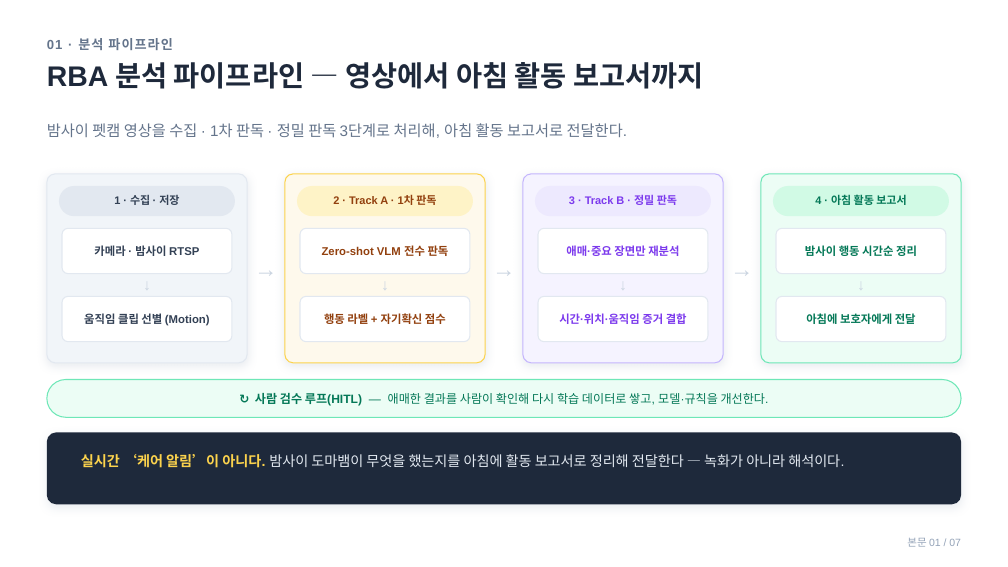
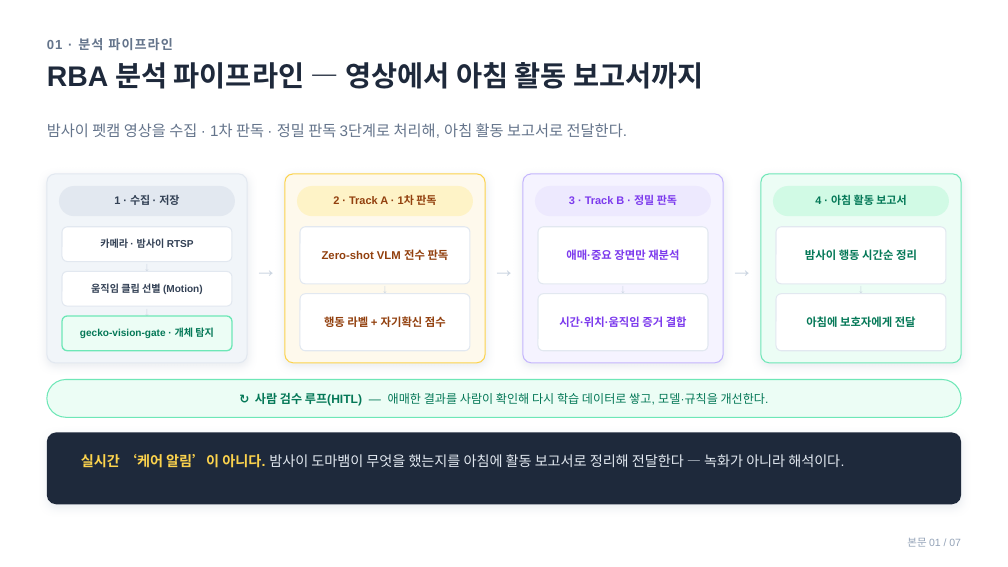
Before and after one commit to S-Soo100/petcam-lab, a slide deck: slide 2 of docs/ir/teraai-rba-investor.pptx. Drawn at 1008x567 pixels with LibreOffice and Linux fonts; fonts in the diff are those of the drawing. Boxes give left, top, right and bottom in pixels: in the first picture for what was removed or moved away, otherwise in the second. Text is boxed around its words. In the diff, an @@ line names an element or a change of style, - is before the commit and + after.

```diff
--- a/docs/ir/teraai-rba-investor.pptx
+++ b/docs/ir/teraai-rba-investor.pptx
@@ rounded rectangle: place and size @@
-rounded rectangle at [62,228,232,274]
+rounded rectangle at [62,227,232,262]
@@ text "카메라 · 밤사이 RTSP" at [100,238,194,248]: size 10.8 to 9.6 pt; line spacing 1 to 0.98 @@
@@ rounded rectangle: place and size @@
-rounded rectangle at [300,228,470,274]
+rounded rectangle at [300,227,470,284]
@@ rounded rectangle: place and size @@
-rounded rectangle at [538,228,709,274]
+rounded rectangle at [538,227,709,284]
@@ rounded rectangle: place and size @@
-rounded rectangle at [776,228,946,274]
+rounded rectangle at [776,227,946,284]
@@ line spacing 1 to 0.98 in 6 elements at [324,316,446,327], [559,316,687,327], [806,316,916,327], [322,249,449,260], [566,249,679,260], [805,249,917,260] @@
@@ size 15 to 12 pt in 4 elements at [370,282,400,296], [608,282,638,296], [846,282,876,296], [132,259,162,274] @@
@@ text "↓": place and size @@
-text "↓" at [132,272,162,296]
+text "↓" at [132,259,162,274]
@@ proportions changed in 8 elements at [300,293,470,351], [538,293,709,351], [776,293,946,351], [300,227,470,284], [538,227,709,284], [776,227,946,284], [62,227,232,262], [62,271,232,306] @@
@@ rounded rectangle: place and size @@
-rounded rectangle at [62,296,232,342]
+rounded rectangle at [62,271,232,306]
@@ text "움직임 클립 선별 (Motion)" at [91,283,203,294]: size 10.8 to 9.6 pt; line spacing 1 to 0.98 @@
@@ text "움직임 클립 선별 (Motion)": place and size @@
-text "움직임 클립 선별 (Motion)" at [84,311,210,326]
+text "움직임 클립 선별 (Motion)" at [91,283,203,294]
@@ rounded rectangle: place and size @@
-rounded rectangle at [300,296,470,342]
+rounded rectangle at [300,293,470,351]
@@ text "↓": place and size @@
-text "↓" at [370,272,400,296]
+text "↓" at [370,282,400,296]
@@ rounded rectangle: place and size @@
-rounded rectangle at [538,296,709,342]
+rounded rectangle at [538,293,709,351]
@@ text "↓": place and size @@
-text "↓" at [608,272,638,296]
+text "↓" at [608,282,638,296]
@@ rounded rectangle: place and size @@
-rounded rectangle at [776,296,946,342]
+rounded rectangle at [776,293,946,351]
@@ text "↓": place and size @@
-text "↓" at [846,272,876,296]
+text "↓" at [846,282,876,296]
@@ rounded rectangle added at [62,316,232,351], fill #ECFDF5, outline #6EE7B7 1.25 pt @@
@@ text added at [80,327,214,338], 9.6 pt, text #047857, bold @@
+gecko-vision-gate · 개체 탐지
@@ text added at [132,304,162,318], 12 pt, text #CBD5E1, bold @@
+↓
```
Also in this commit, not shown: 1 other slide changed, 2 other files.
